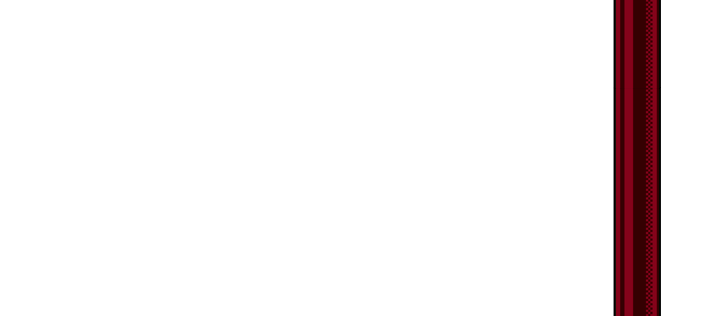
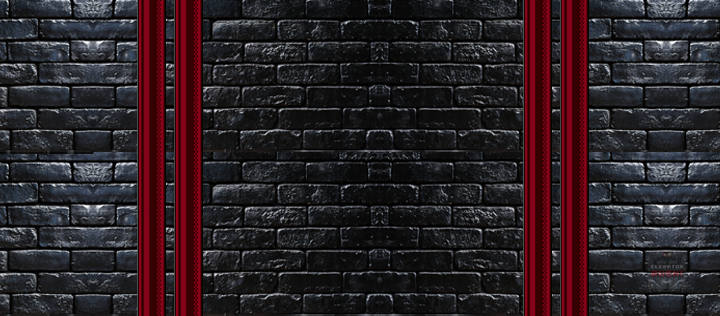
The second 720 x 316 image is a revision of the first. Changes to its layers:
removed layer "Capa 1 copia 2" over [613, 0, 661, 88]
removed layer "Capa 1 copia" over [613, 87, 661, 204]
removed layer "Capa 1" over [613, 204, 661, 316]
added layer "Capa 3" above "Grupo 2" over [0, 0, 720, 316]
